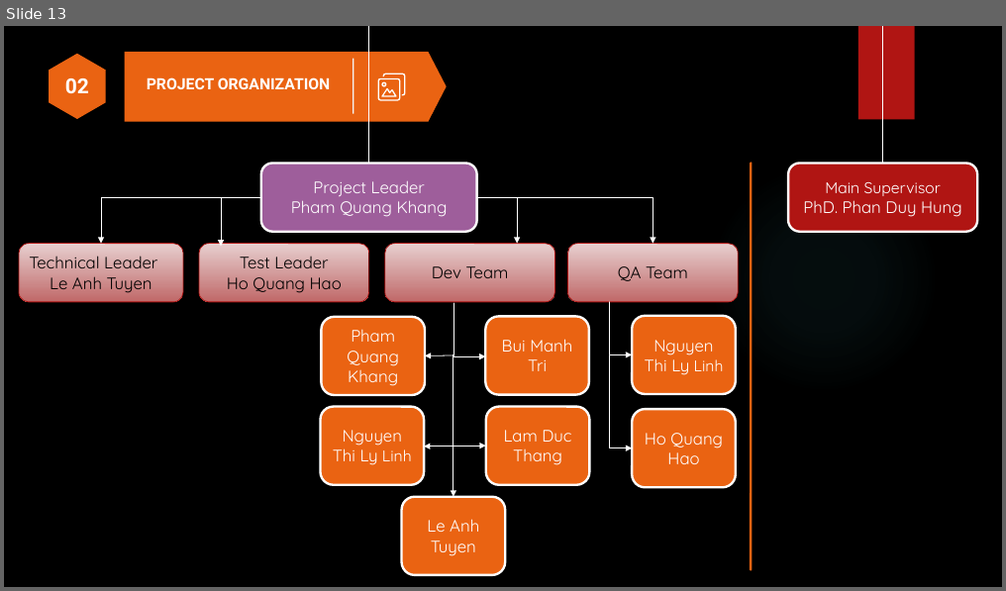
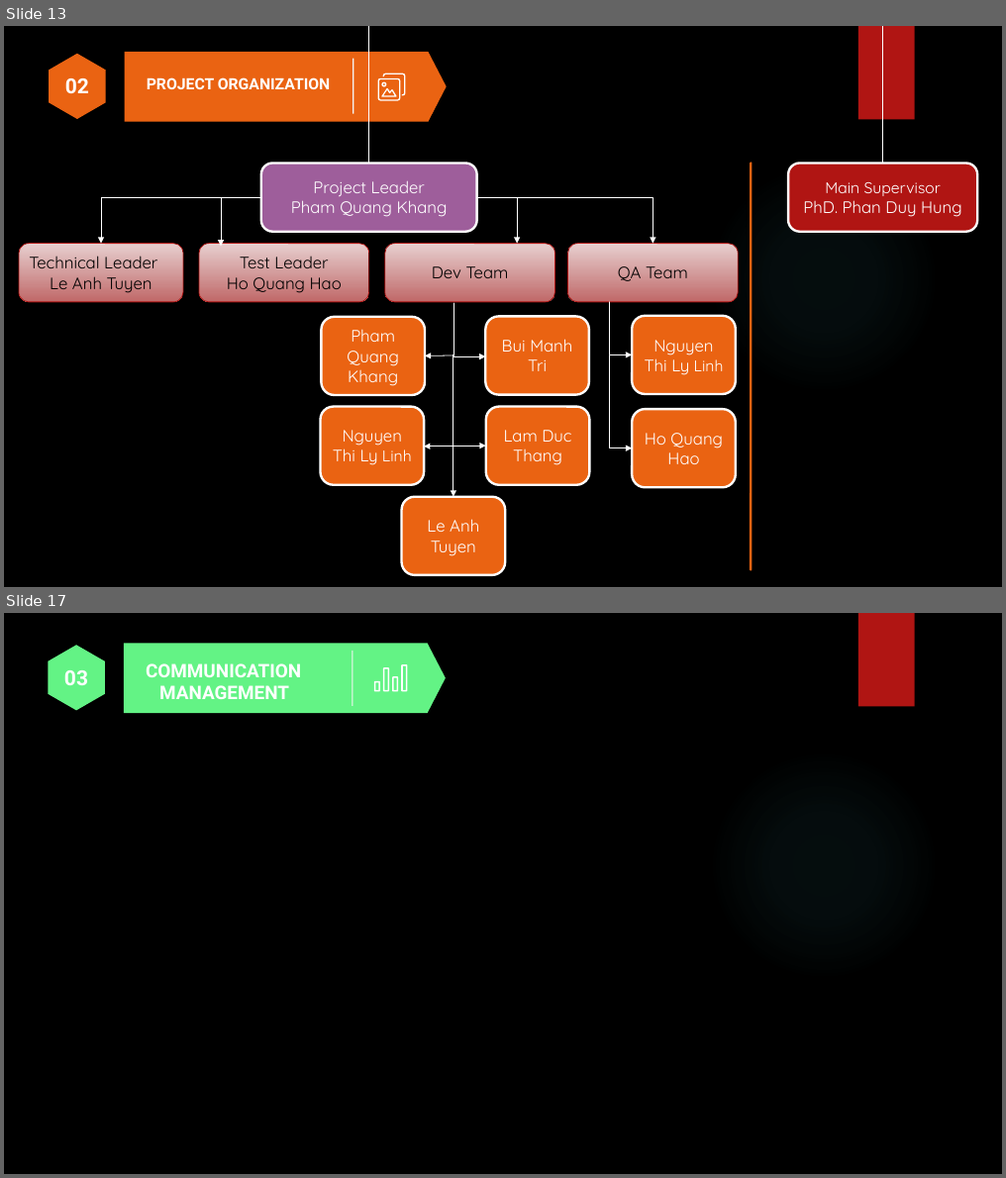
Before and after one commit to khangpqvn/Xanh-Hoa_Lac, a slide deck: Document/KhangPQ/Capstone.pptx. Shown one above the other, each under a label of ours: slide 13 before the commit, slides 13 and 17 after it; the slides between them are not shown. The pictures are 1006x591 and 1006x1178 pixels, drawn with LibreOffice and Linux fonts; fonts in the diff are those of the drawing; background and template pictures are left out. Boxes give left, top, right and bottom in pixels: in the first picture for what was removed or moved away, otherwise in the second. Text is boxed around its words. In the diff, an @@ line names an element or a change of style, - is before the commit and + after.

```diff
--- a/Document/KhangPQ/Capstone.pptx
+++ b/Document/KhangPQ/Capstone.pptx
@@ slide 17 added at bbox=[4, 613, 1002, 1174], background picture (left out); not listed: 2 template elements that a slide beside it also shows @@
@@ freeform shape added at bbox=[49, 646, 105, 711], fill #63F385 @@
@@ text added at bbox=[64, 670, 88, 685], 20 pt, text #FFFFFF, bold @@
+03
@@ group added at bbox=[124, 643, 446, 713]: 2 freeform shapes, 1 rectangle, 1 text @@
+COMMUNICATION MANAGEMENT
```
Also in this commit, not shown: 2 slides changed, 1 other slide added, 1 slide removed.
